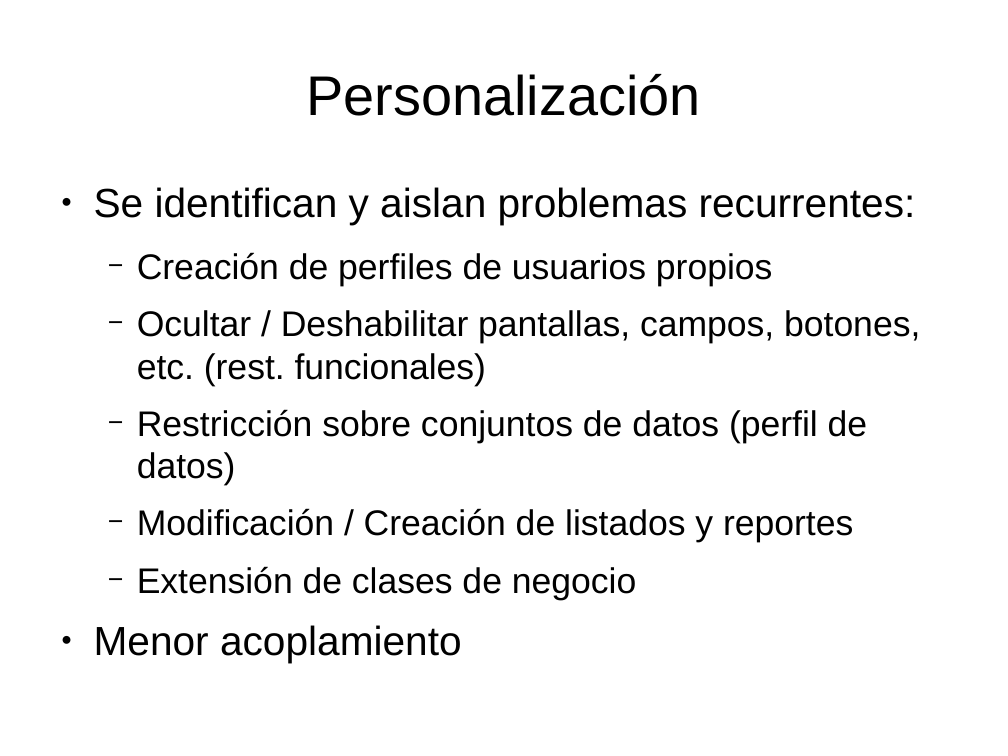
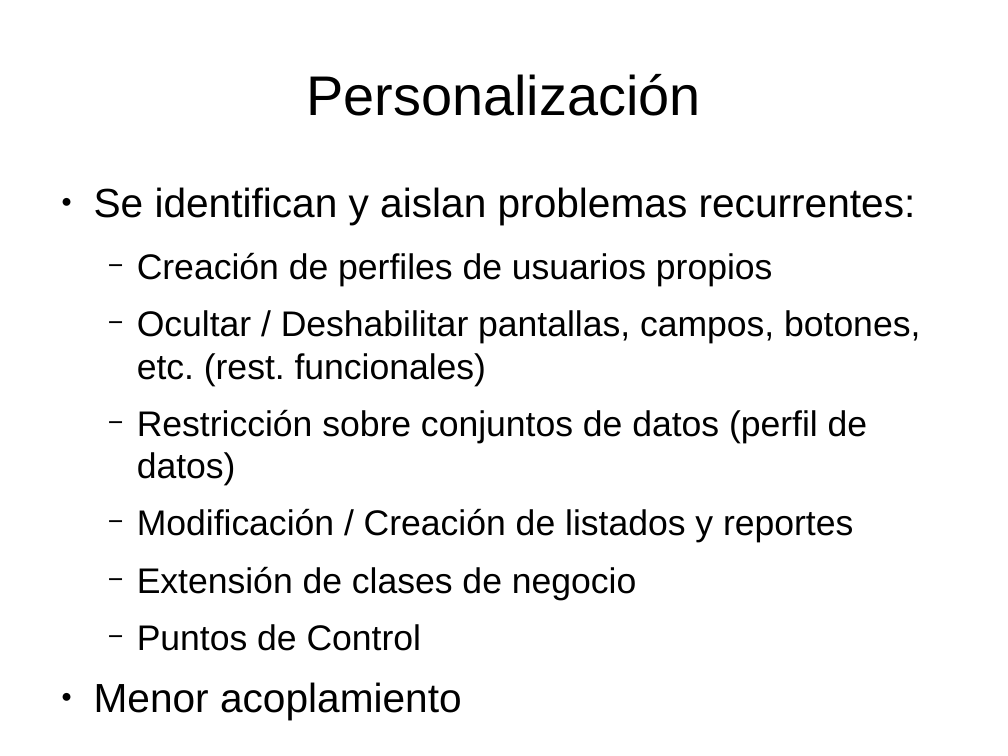
Before and after one commit to SIU-Toba/framework, a slide deck: slide 7 of doc/distribución y personalizacion (tecnicos-consorcio-2008).odp. Drawn at 1008x756 pixels with LibreOffice and Linux fonts; fonts in the diff are those of the drawing. Boxes give left, top, right and bottom in pixels: in the first picture for what was removed or moved away, otherwise in the second. Text is boxed around its words. In the diff, an @@ line names an element or a change of style, - is before the commit and + after.

```diff
--- a/doc/distribución y personalizacion (tecnicos-consorcio-2008).odp
+++ b/doc/distribución y personalizacion (tecnicos-consorcio-2008).odp
@@ text at (x1=137, y1=624, x2=421, y2=651): paragraph added @@
+  − Puntos de Control
```
Also in this commit, not shown: 4 other files.
